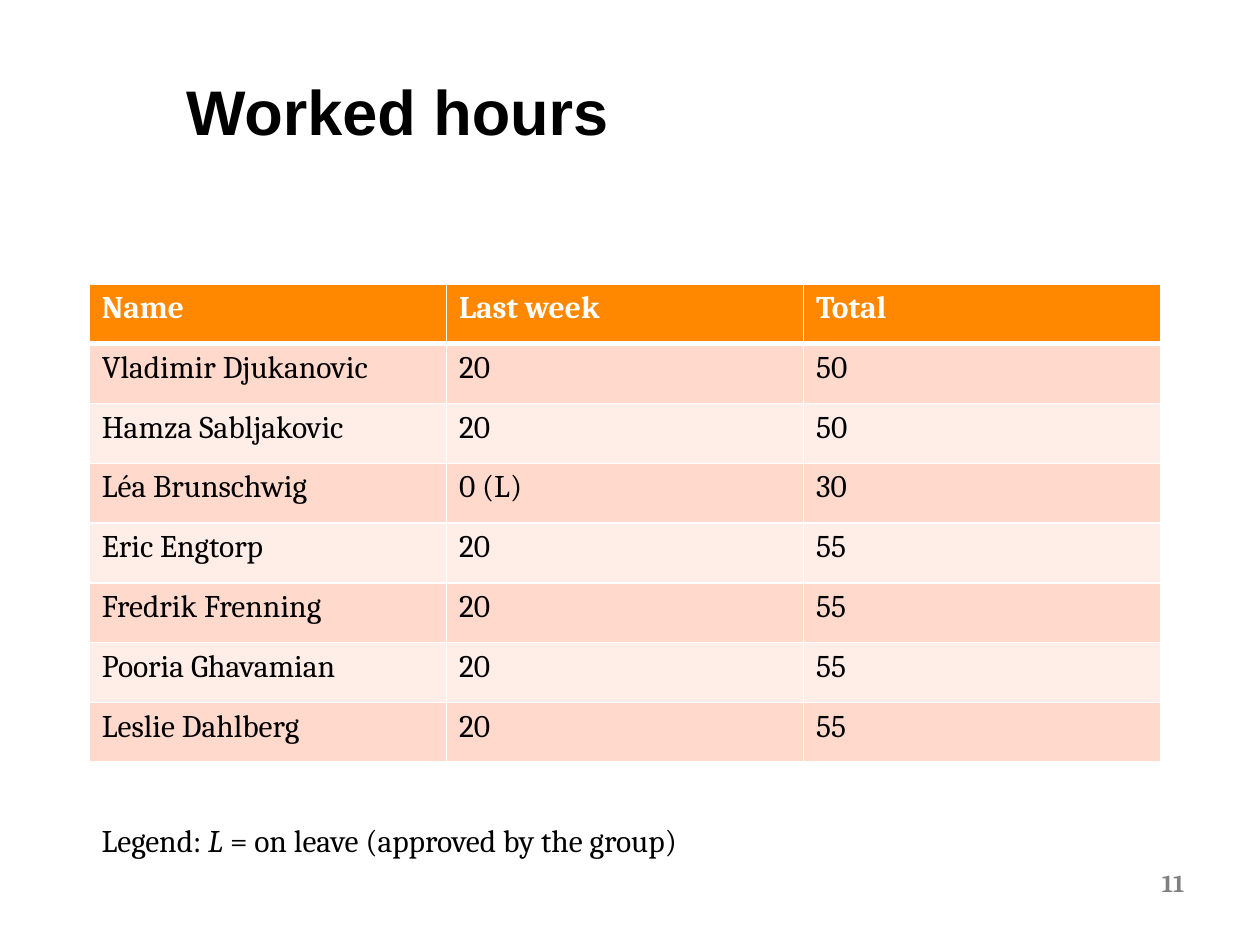
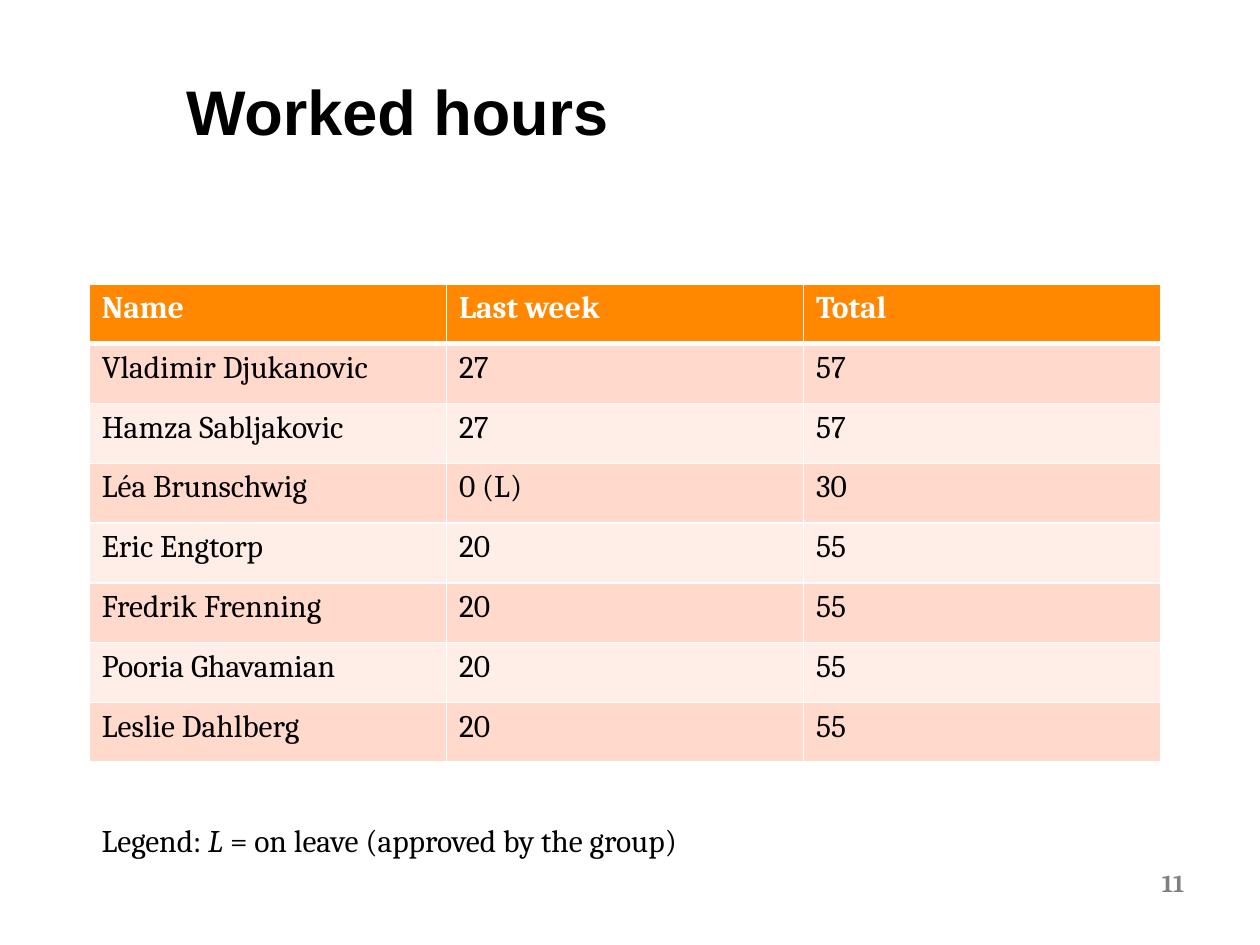
Before and after one commit to lesliedahlberg/dva313-1-volvo, a slide deck: slide 11 of Meeting Slides/Meeting 28 nov.pptx. Drawn at 1260x945 pixels with LibreOffice and Linux fonts; fonts in the diff are those of the drawing; background and template pictures are left out. Boxes give left, top, right and bottom in pixels: in the first picture for what was removed or moved away, otherwise in the second. Text is boxed around its words. In the diff, an @@ line names an element or a change of style, - is before the commit and + after.

Commit message:
Change meeting slide

```diff
--- a/Meeting Slides/Meeting 28 nov.pptx
+++ b/Meeting Slides/Meeting 28 nov.pptx
@@ table at (x1=89, y1=284, x2=1159, y2=762) @@
-row 2, column 2: 20
+row 2, column 2: 27
-row 2, column 3: 50
+row 2, column 3: 57
-row 3, column 2: 20
+row 3, column 2: 27
-row 3, column 3: 50
+row 3, column 3: 57
```
